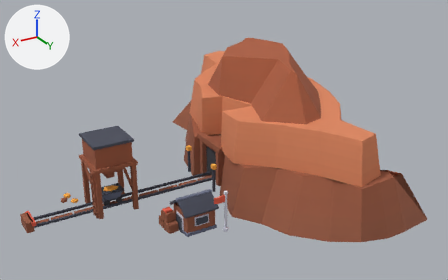
The glTF model public/assets/toycar/set-mine-portal.glb as it was, and as the next commit left it.
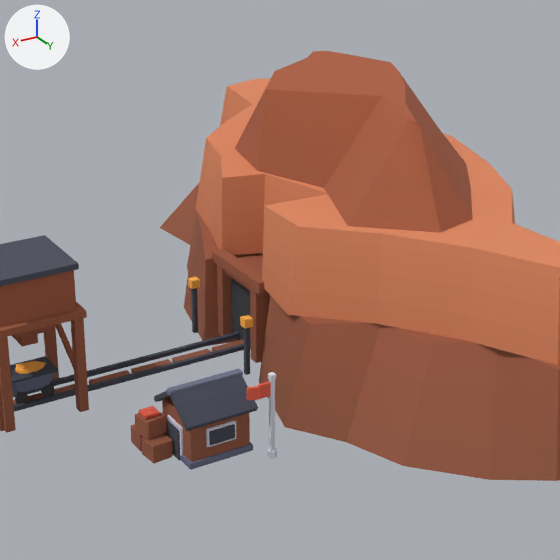
Old and new are each drawn whole from a 50 mm camera at (7.78, 16.18, 9.38) aimed at (-1.82, 0.18, 1.38) and again close up on the part from 22% to 81% of the width and 5% to 100% of the height. The axes (+X, +Y, +Z) are drawn at upper left. The lights are the same throughout. The older version's two pictures come first. Where no turn or scale is listed for an object, it has been applied to the vertices. Vertices at exactly the same position are counted once.

Objects in the first close-up: 'rock', 'yard' and 1 more.
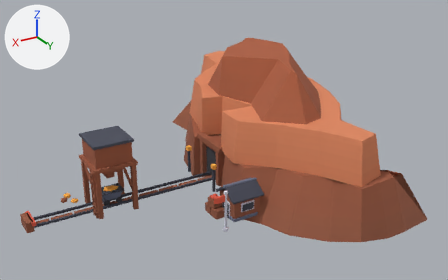
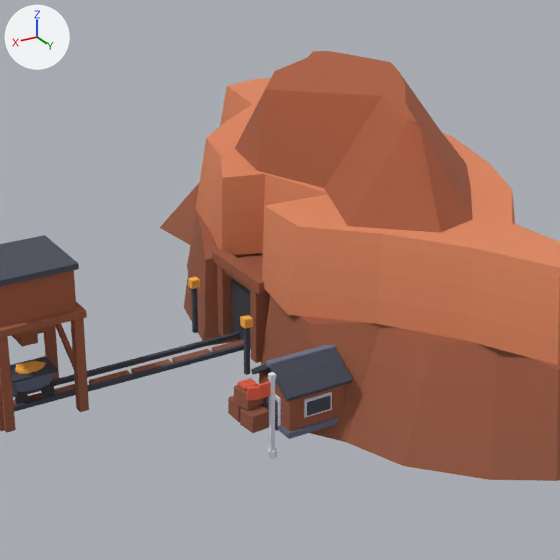
What differs and where, as boxes (x1, y1, x2, y2) in the close-ups (560 x 560 px; the box of a moved part takes in the faces that stretch with it):
'yard', reshaped: before (0, 235, 277, 470); after (0, 235, 353, 459)
part 1 of me_yard, moved or reshaped: before (162, 398, 250, 462); after (259, 370, 344, 431)
part 2 of me_yard, moved or reshaped: before (180, 442, 253, 470); after (278, 417, 339, 439)
part 3 of me_yard, moved or reshaped: before (167, 415, 183, 463); after (275, 394, 281, 433)
part 4 of me_yard, moved or reshaped: before (168, 421, 180, 460); after (265, 396, 278, 431)
part 5 of me_yard, moved or reshaped: before (206, 420, 237, 448); after (304, 392, 332, 418)
part 6 of me_yard, moved or reshaped: before (209, 424, 235, 445); after (307, 395, 331, 416)
part 7 of me_yard, moved or reshaped: before (170, 375, 258, 431); after (270, 348, 353, 401)
part 8 of me_yard, moved or reshaped: before (154, 391, 170, 402); after (251, 363, 270, 375)
part 9 of me_yard, moved or reshaped: before (166, 368, 243, 396); after (266, 345, 337, 368)
part 10 of me_yard, moved or reshaped: before (131, 424, 144, 452); after (228, 396, 242, 422)
part 11 of me_yard, moved or reshaped: before (141, 434, 173, 464); after (240, 405, 269, 433)
part 12 of me_yard, moved or reshaped: before (135, 412, 166, 440); after (234, 385, 264, 410)
part 13 of me_yard, moved or reshaped: before (139, 409, 149, 419); after (238, 381, 247, 391)
part 14 of me_yard, moved or reshaped: before (142, 406, 160, 418); after (241, 378, 258, 387)

What changed in the scene script:
```text
Change me_yard:
    where me_yard.from_pydata(...)  # 984 vertices, 1676 faces; spans x -0.33..6.51, y -1.32..3.15, z -0.55..1.77
    used by ob_yard; location = (-1.75, 0.0, 0.52)
    me_yard part 1: the loose piece of 24 vertices spanning x 1.78..2.69, y 1.96..2.8, z -0.52..0.17 is moved by (-1.54, 0.0, 0.0)
    me_yard part 2: the loose piece of 24 vertices spanning x 1.75..2.73, y 1.92..2.83, z -0.52..-0.42 is moved by (-1.54, 0.0, 0.0)
    me_yard part 3: the loose piece of 24 vertices spanning x 2.69..2.73, y 2.18..2.58, z -0.55..0.0 is moved by (-1.54, 0.0, 0.0)
    me_yard part 4: the loose piece of 24 vertices spanning x 2.71..2.75, y 2.22..2.54, z -0.52..-0.06 is moved by (-1.54, 0.0, 0.0)
    me_yard part 5: the loose piece of 24 vertices spanning x 2.01..2.47, y 2.8..2.83, z -0.26..0.02 is moved by (-1.54, 0.0, 0.0)
    me_yard part 6: the loose piece of 24 vertices spanning x 2.05..2.43, y 2.82..2.85, z -0.22..-0.01 is moved by (-1.54, 0.0, 0.0)
    me_yard part 7: the loose piece of 24 vertices spanning x 1.7..2.78, y 2.39..2.88, z 0.1..0.46 is moved by (-1.54, 0.0, 0.0)
    me_yard part 8: the loose piece of 24 vertices spanning x 1.7..2.78, y 1.88..2.37, z 0.1..0.46 is moved by (-1.54, 0.0, 0.0)
    me_yard part 9: the loose piece of 24 vertices spanning x 1.68..2.8, y 2.32..2.44, z 0.43..0.5 is moved by (-1.54, 0.0, 0.0)
    me_yard part 10: the loose piece of 24 vertices spanning x 2.78..3.1, y 1.77..2.08, z -0.52..-0.24 is moved by (-1.54, 0.0, 0.0)
    me_yard part 11: the loose piece of 24 vertices spanning x 2.77..3.11, y 2.1..2.45, z -0.52..-0.24 is moved by (-1.54, 0.0, 0.0)
    me_yard part 12: the loose piece of 24 vertices spanning x 2.76..3.12, y 1.92..2.28, z -0.24..0.04 is moved by (-1.54, 0.0, 0.0)
    me_yard part 13: the loose piece of 24 vertices spanning x 3.01..3.07, y 1.99..2.2, z 0.04..0.1 is moved by (-1.54, 0.0, 0.0)
    me_yard part 14: 68 of 984 vertices moved; they spanned x 2.84..3.01, y 1.99..2.2, z 0.04..0.1 and now span x 1.3..1.47, y 1.99..2.2, z 0.04..0.1; mean shift (-1.54, 0.0, 0.0); largest move (2.95, 2.01, 0.05) -> (1.37, 2.19, 0.1)
```
